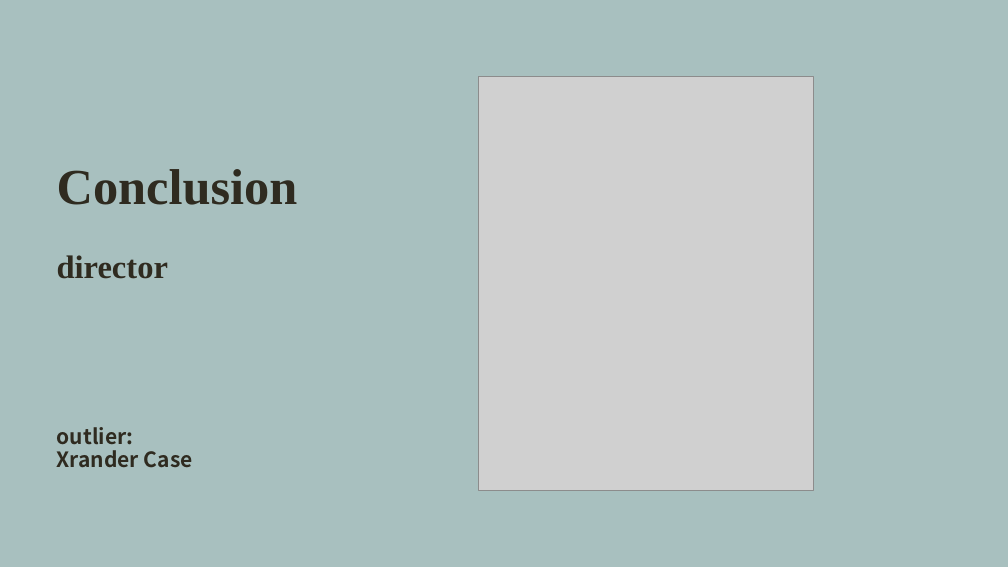
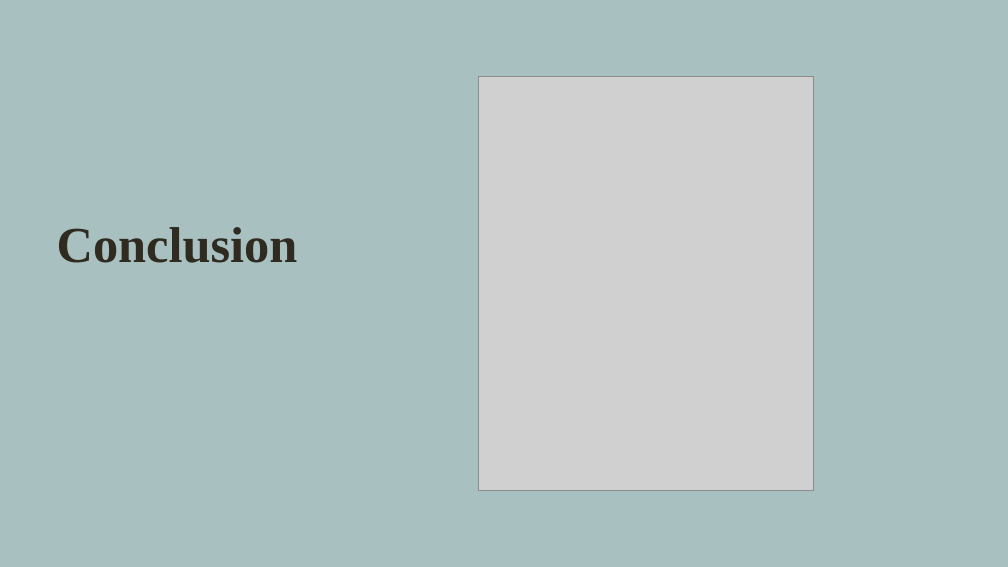
Before and after one commit to qxzhao1/STA-141b-Final-Project, a slide deck: slide 12 of Final Project(1).pptx. Drawn at 1008x567 pixels with LibreOffice and Linux fonts; fonts in the diff are those of the drawing; grey boxes stand for pictures. Boxes give left, top, right and bottom in pixels: in the first picture for what was removed or moved away, otherwise in the second. Text is boxed around its words. In the diff, an @@ line names an element or a change of style, - is before the commit and + after.

Commit message:
new
new

```diff
--- a/Final Project(1).pptx
+++ b/Final Project(1).pptx
@@ title at box(57, 227, 298, 263): text changed; size 20 to 48 pt; font Noto Sans CJK SC to Times New Roman @@
-Conclusion
-director
-outlier:
-Xrander Case
+Conclusion
```
Also in this commit, not shown: 2 other slides changed.
